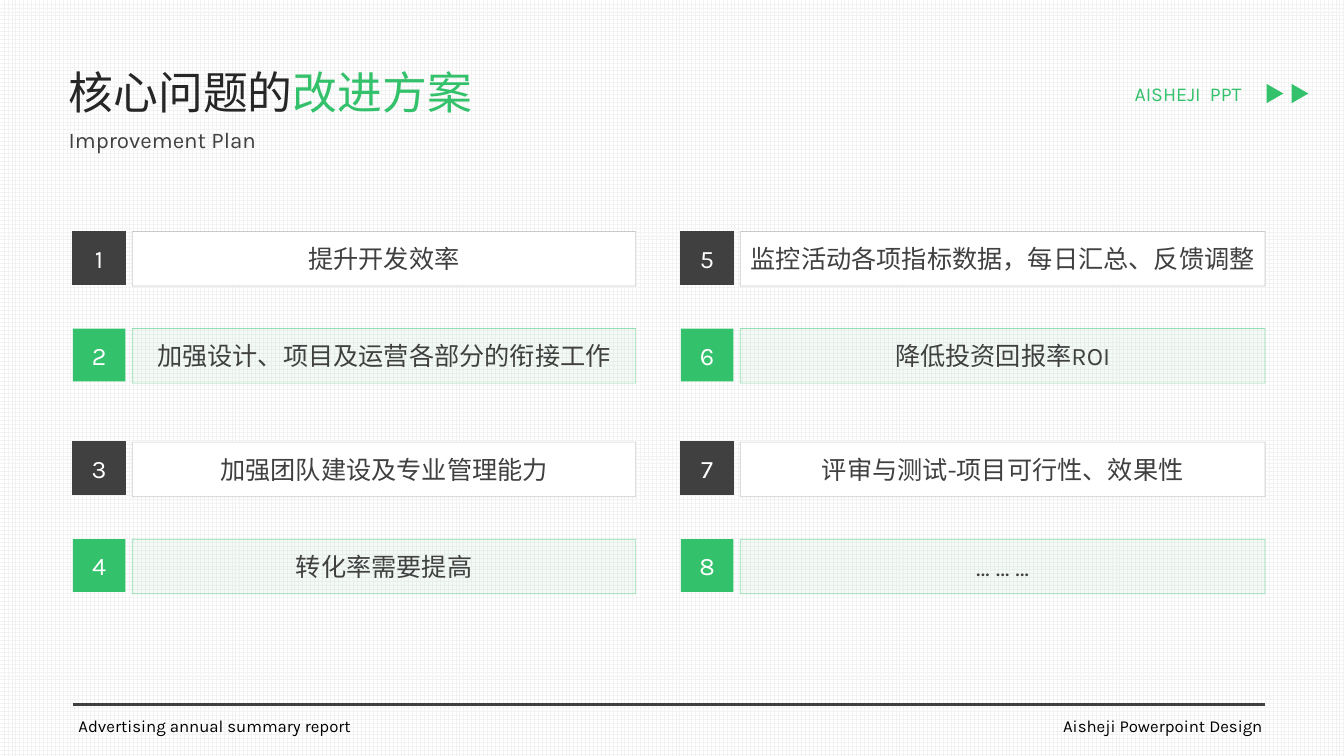
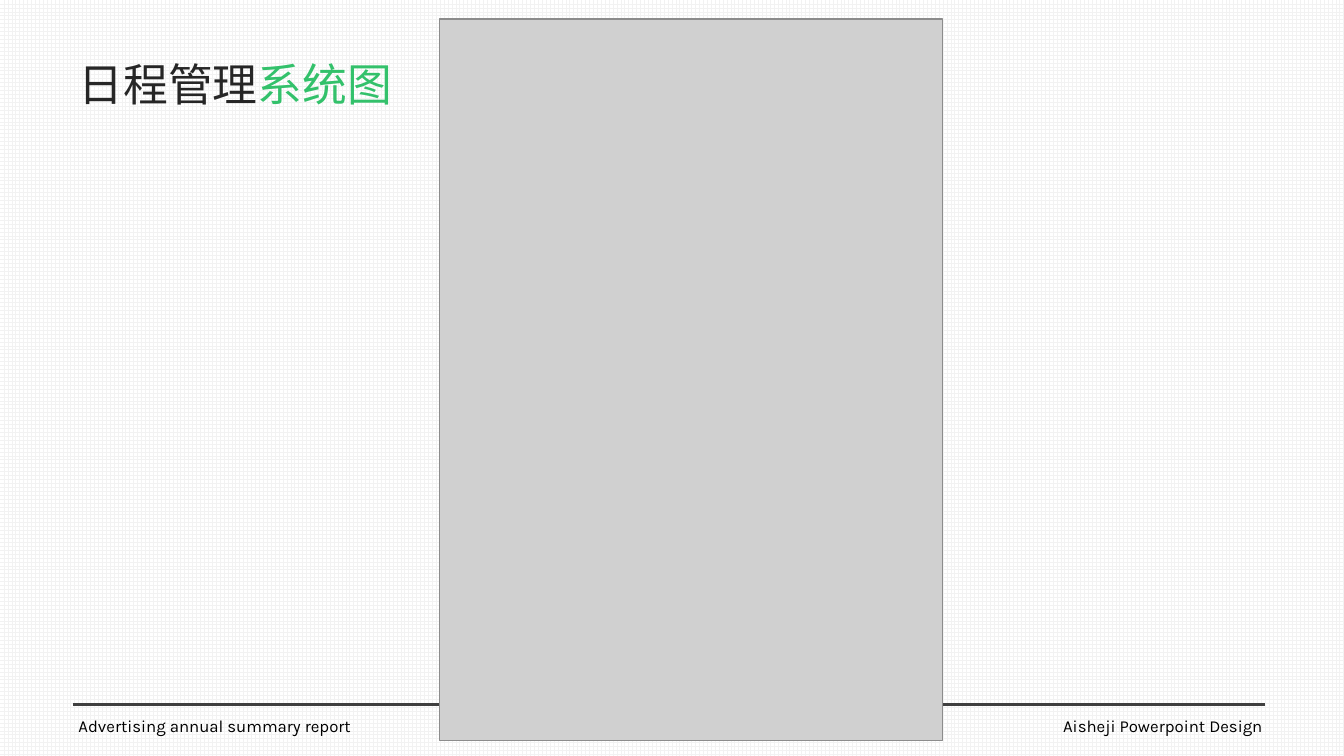
Before and after one commit to luxingzhi27/Tongji_SAD_2023_project, a slide deck: slide 15 of assignment3/期末展示.pptx. Drawn at 1344x756 pixels with LibreOffice and Linux fonts; fonts in the diff are those of the drawing; grey boxes stand for pictures. Boxes give left, top, right and bottom in pixels: in the first picture for what was removed or moved away, otherwise in the second. Text is boxed around its words. In the diff, an @@ line names an element or a change of style, - is before the commit and + after.

Commit message:
修改PPT用例实现部分

```diff
--- a/assignment3/期末展示.pptx
+++ b/assignment3/期末展示.pptx
@@ picture added at (x1=440, y1=19, x2=943, y2=741) @@
@@ text at (x1=78, y1=63, x2=392, y2=105): text changed @@
-核心问题的改进方案
+日程管理系统图
@@ text removed at (x1=1135, y1=88, x2=1242, y2=101) @@
-AISHEJI PPT
@@ triangle removed at (x1=1259, y1=84, x2=1283, y2=108) @@
@@ triangle removed at (x1=1284, y1=84, x2=1308, y2=108) @@
@@ text removed at (x1=69, y1=133, x2=255, y2=154) @@
-Improvement Plan
@@ rectangle removed at (x1=681, y1=232, x2=733, y2=284) @@
-5
@@ rectangle removed at (x1=740, y1=232, x2=1264, y2=286) @@
-监控活动各项指标数据，每日汇总、反馈调整
@@ rectangle removed at (x1=681, y1=329, x2=733, y2=381) @@
-6
@@ rectangle removed at (x1=740, y1=329, x2=1264, y2=383) @@
-降低投资回报率ROI
@@ rectangle removed at (x1=681, y1=443, x2=733, y2=495) @@
-7
@@ rectangle removed at (x1=740, y1=443, x2=1264, y2=497) @@
-评审与测试-项目可行性、效果性
@@ group removed at (x1=73, y1=232, x2=635, y2=594): 8 rectangles @@
-提升开发效率
-1
-加强设计、项目及运营各部分的衔接工作
-2
-加强团队建设及专业管理能力
-3
-转化率需要提高
-4
@@ rectangle removed at (x1=681, y1=539, x2=733, y2=592) @@
-8
@@ rectangle removed at (x1=740, y1=539, x2=1264, y2=594) @@
-… … …
```
Also in this commit, not shown: 3 slides added, 2 slides removed.
